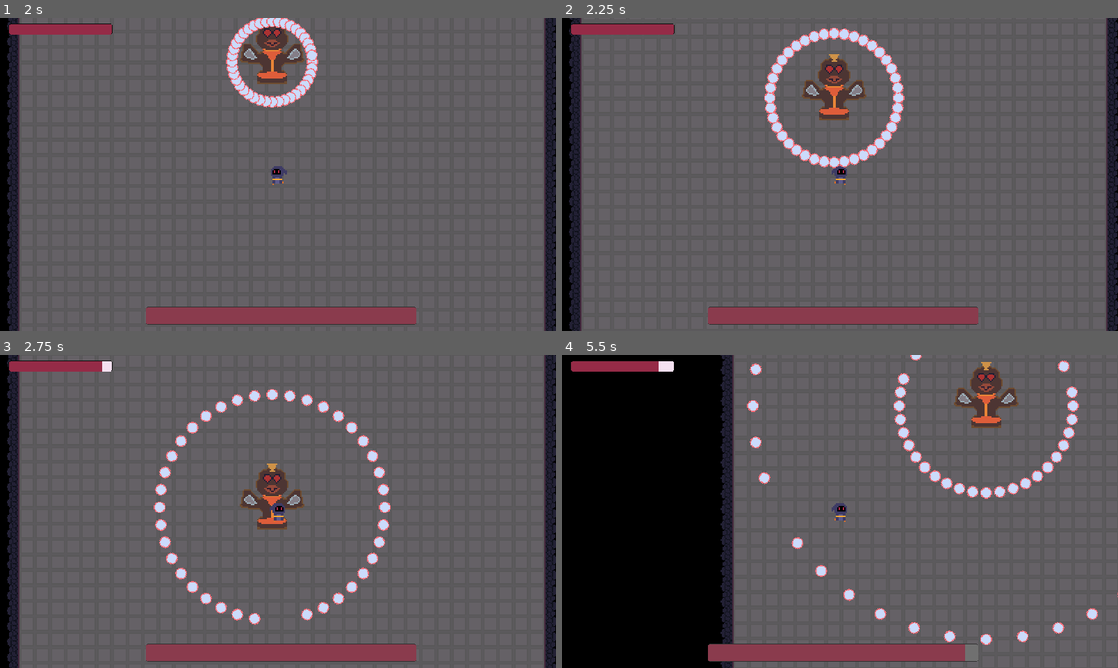
Above: before the commit, frames 1-4 (two rows, left to right).
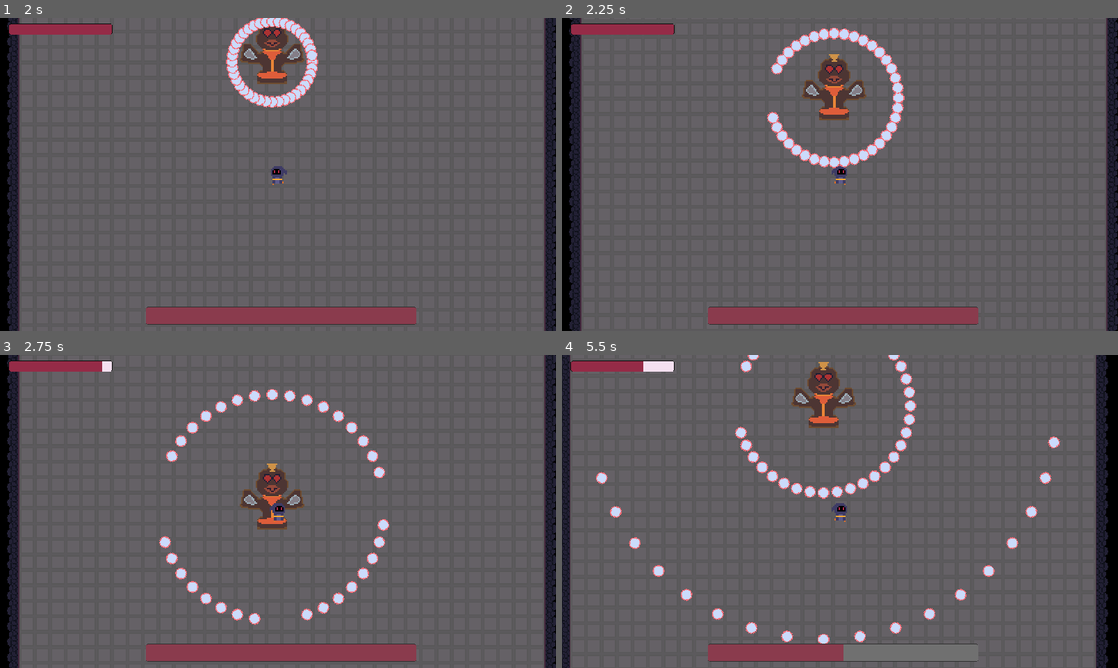
Above: after the commit, the same moments.

Repository: Arssin/Bullet_Hell_Jam
Game: Godot game, scene res://scenes/main_scene.tscn
Two runs of this game, one before a commit and one after it. Both use one fixed random seed, a clock stepped at 60 frames per second and the inputs below.
Inputs (mouse positions are in pixels of both pictures, inside the frame that each line leads up to):
- Up to frame 1 (2 s): click "Start" at 0.5 s; tap Enter at 1.25 s; move the mouse to (250, 237) at 1.27 s; hold W (move_up) from 1.28 s (still down); click (250, 237) at 1.35 s
- Up to frame 2 (2.25 s): keep holding W (move_up); move the mouse to (1006, 221) at 2.02 s; click (1006, 221) at 2.1 s
- Up to frame 3 (2.75 s): keep holding W (move_up)
- Up to frame 4 (5.5 s): move the mouse to (673, 464) at 2.77 s; release W (move_up) at 2.78 s; hold Left (move_left) 2.78-4.28 s; click (673, 464) at 2.85 s; move the mouse to (867, 511) at 3.52 s; click (867, 511) at 3.6 s; move the mouse to (756, 433) at 4.27 s; hold S (move_down) 4.28-5.03 s; click (756, 433) at 4.35 s; move the mouse to (962, 495) at 5.02 s; hold D (move_right) from 5.03 s (still down); click (962, 495) at 5.1 s

Frame 1 is identical in both runs. In frame 2, 0.2% of the frame differs, in the area x 36-39%, y 17-31%; in frame 3, 0.4%; in frame 4, 42%, in the area x 0-100%, y 0-100%.

Commit message:
doors mechanic

Diff:
--- a/player/player_projectile_rock.tscn
+++ b/player/player_projectile_rock.tscn
@@ -12,6 +12,7 @@
 [node name="Player_Projectile_Rock" type="Node2D"]
 top_level = true
 script = ExtResource("1_r8283")
+dmg = 50
 
 [node name="Sprite2D" type="Sprite2D" parent="."]
 texture = ExtResource("1_sjxdr")
--- a/scenes/Level1.tscn
+++ b/scenes/Level1.tscn
@@ -1,9 +1,10 @@
-[gd_scene load_steps=5 format=3 uid="uid://jy5vpxuewibb"]
+[gd_scene load_steps=6 format=3 uid="uid://jy5vpxuewibb"]
 
 [ext_resource type="Script" path="res://scripts/Level1.gd" id="1_v0v1c"]
 [ext_resource type="PackedScene" uid="uid://bwofc6vedhbhe" path="res://scenes/player.tscn" id="2_jqof1"]
 [ext_resource type="PackedScene" uid="uid://df3rvcxvib2rc" path="res://scenes/map_creator.tscn" id="2_u0jcd"]
 [ext_resource type="PackedScene" uid="uid://c02awfdwak6y3" path="res://enemies/totem.tscn" id="3_a8l6e"]
+[ext_resource type="PackedScene" uid="uid://csp0pjl6er5ri" path="res://scenes/doors.tscn" id="5_dm1nn"]
 
 [node name="Level1" type="Node2D"]
 position = Vector2(21, 87)
@@ -29,4 +30,13 @@
 offset_bottom = 259.0
 text = "BOSS DIED!"
 
+[node name="Doors" type="Node2D" parent="."]
+visible = false
+
+[node name="Doors" parent="Doors" instance=ExtResource("5_dm1nn")]
+position = Vector2(581, 185)
+
+[node name="Doors2" parent="Doors" instance=ExtResource("5_dm1nn")]
+position = Vector2(765, 185)
+
 [connection signal="boss_died" from="Totem" to="." method="_on_totem_boss_died"]
--- a/scenes/doors.tscn
+++ b/scenes/doors.tscn
@@ -1,6 +1,7 @@
-[gd_scene load_steps=9 format=3 uid="uid://csp0pjl6er5ri"]
+[gd_scene load_steps=11 format=3 uid="uid://csp0pjl6er5ri"]
 
 [ext_resource type="Texture2D" uid="uid://cywkwubyf4ix8" path="res://assets/doors-1.png" id="1_g7oaj"]
+[ext_resource type="Script" path="res://scripts/doors.gd" id="1_y70io"]
 
 [sub_resource type="AtlasTexture" id="AtlasTexture_u2srl"]
 atlas = ExtResource("1_g7oaj")
@@ -46,11 +47,16 @@
 }]
 
 [sub_resource type="CircleShape2D" id="CircleShape2D_xdso5"]
-radius = 16.0
+radius = 26.0768
+
+[sub_resource type="RectangleShape2D" id="RectangleShape2D_md451"]
+size = Vector2(20, 22)
 
 [node name="Doors" type="Node2D"]
+script = ExtResource("1_y70io")
 
 [node name="AnimatedSprite2D" type="AnimatedSprite2D" parent="."]
+scale = Vector2(2, 2)
 sprite_frames = SubResource("SpriteFrames_aepja")
 frame = 4
 frame_progress = 1.0
@@ -62,3 +68,18 @@
 
 [node name="CollisionShape2D" type="CollisionShape2D" parent="Area2D"]
 shape = SubResource("CircleShape2D_xdso5")
+
+[node name="Label" type="Label" parent="."]
+unique_name_in_owner = true
+offset_left = -40.0
+offset_top = -43.3333
+offset_right = 39.0
+offset_bottom = -20.3333
+text = "Test Label"
+
+[node name="StaticBody2D" type="StaticBody2D" parent="."]
+collision_mask = 4
+
+[node name="CollisionShape2D" type="CollisionShape2D" parent="StaticBody2D"]
+position = Vector2(0, 1)
+shape = SubResource("RectangleShape2D_md451")
--- a/scenes/player.tscn
+++ b/scenes/player.tscn
@@ -65,6 +65,7 @@
 }
 
 [node name="Player" type="CharacterBody2D"]
+z_index = 1
 scale = Vector2(1.5, 1.5)
 collision_layer = 4
 collision_mask = 9
--- a/scripts/Level1.gd
+++ b/scripts/Level1.gd
@@ -2,6 +2,8 @@
 
 @onready var totem: Enemy = $Totem
 @onready var label_test: Label = $LabelTest
+@onready var doors: Node = $Doors
+
 
 # Called when the node enters the scene tree for the first time.
 func _ready() -> void:
@@ -13,4 +15,7 @@
 	show_doors()
 
 func show_doors():
-	pass
+	var doorsChildren = doors.get_children()
+	$Doors.show()
+	for door in doorsChildren:
+		door.update_doors_label(door.name)
--- /dev/null
+++ b/scripts/doors.gd
@@ -0,0 +1,16 @@
+extends Node2D
+
+@onready var label: Label = %Label
+
+
+# Called when the node enters the scene tree for the first time.
+func _ready() -> void:
+	pass # Replace with function body.
+
+
+# Called every frame. 'delta' is the elapsed time since the previous frame.
+func _process(delta: float) -> void:
+	pass
+
+func update_doors_label(name):
+	label.text = 'TEST' + name
